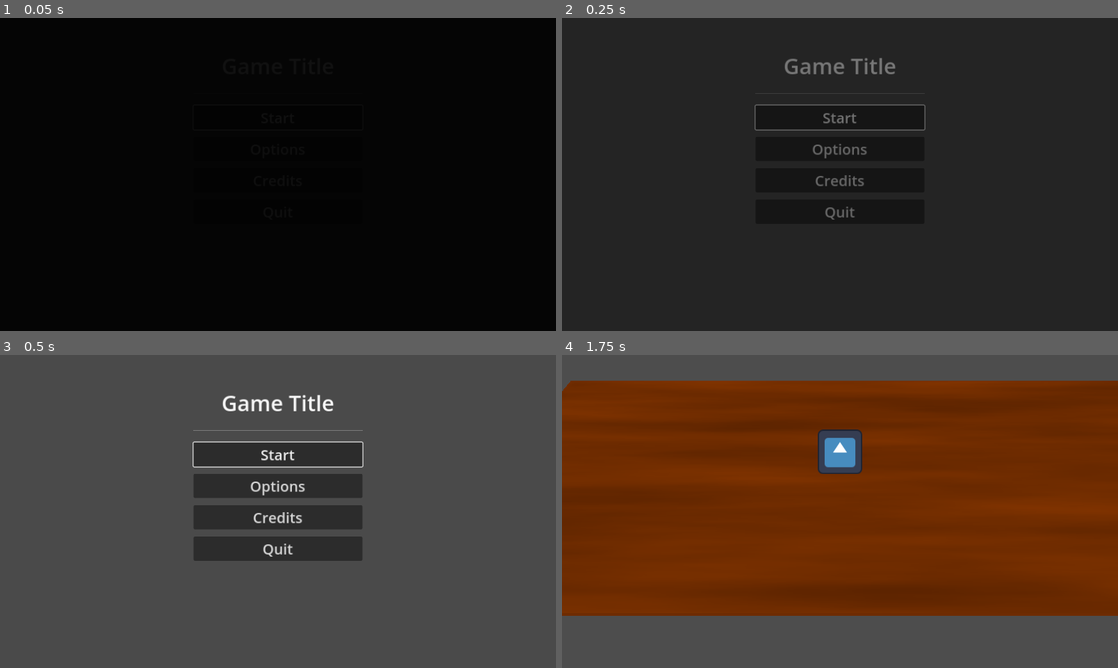
Above: before the commit, frames 1-4 (two rows, left to right).
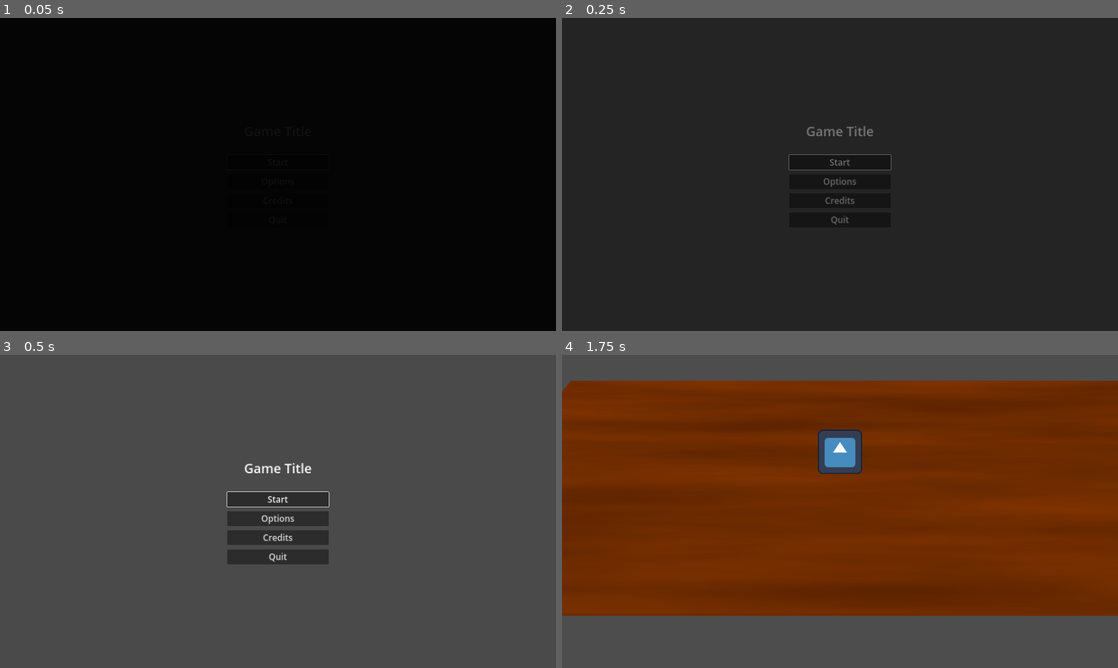
Above: after the commit, the same moments.

Repository: hsandt/ld53
Game: Godot game, scene res://scenes/main_menu_scene.tscn
Two runs of this game, one before a commit and one after it. Both use one fixed random seed, a clock stepped at 60 frames per second and the inputs below. The engine's default icon, where the game draws it, is replaced by a stand-in: a white triangle on a blue panel in a dark square.
Inputs (mouse positions are in pixels of both pictures, inside the frame that each line leads up to):
- Up to frame 1 (0.05 s): no input
- Up to frame 2 (0.25 s): no input
- Up to frame 3 (0.5 s): no input
- Up to frame 4 (1.75 s): click "Start" at 0.5 s; tap Enter (ui_accept) at 1.25, 1.52 s; move the mouse to (962, 495) at 1.27 s; hold Right (ui_right) from 1.28 s (still down); click (962, 495) at 1.42 s

The runs differ from the first frame. In frame 2, 1.4% of the frame differs, in the area x 34-66%, y 12-66%; in frame 3, 8.9%, in the area x 34-66%, y 12-67%; in frame 4, nothing differs.

Commit message:
[Window] Set default size to 1080p. Center main menu

Diff:
--- a/prefabs/main_menu_custom.tscn
+++ b/prefabs/main_menu_custom.tscn
@@ -16,16 +16,16 @@
 [node name="Content" type="VBoxContainer" parent="."]
 unique_name_in_owner = true
 layout_mode = 1
-anchors_preset = 5
-anchor_left = 0.5
-anchor_right = 0.5
-offset_left = -117.5
-offset_top = 67.0
-offset_right = 117.5
-offset_bottom = 328.0
+anchors_preset = -1
+anchor_left = 0.408854
+anchor_top = 0.33287
+anchor_right = 0.591146
+anchor_bottom = 0.66713
 grow_horizontal = 2
+grow_vertical = 2
 theme_override_constants/separation = 15
 metadata/_edit_group_ = true
+metadata/_edit_use_anchors_ = true
 
 [node name="Title" type="Label" parent="Content"]
 layout_mode = 2
--- a/project.godot
+++ b/project.godot
@@ -27,6 +27,8 @@
 
 [display]
 
+window/size/viewport_width=1920
+window/size/viewport_height=1080
 window/stretch/mode="canvas_items"
 
 [input]
